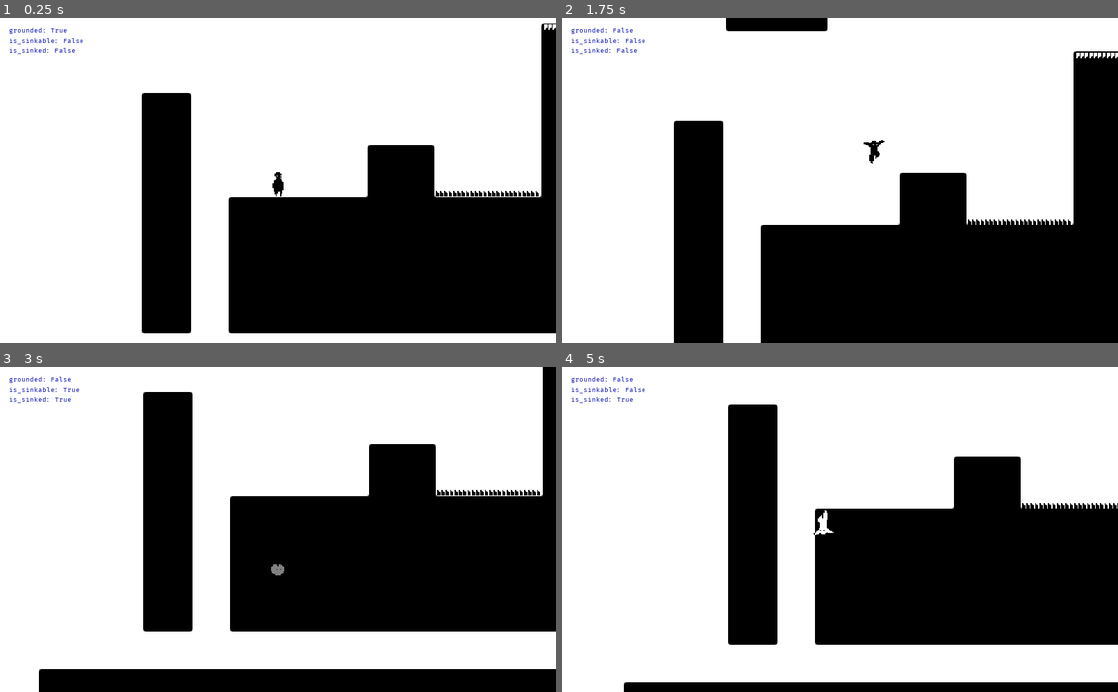
Above: before the commit, frames 1-4 (two rows, left to right).
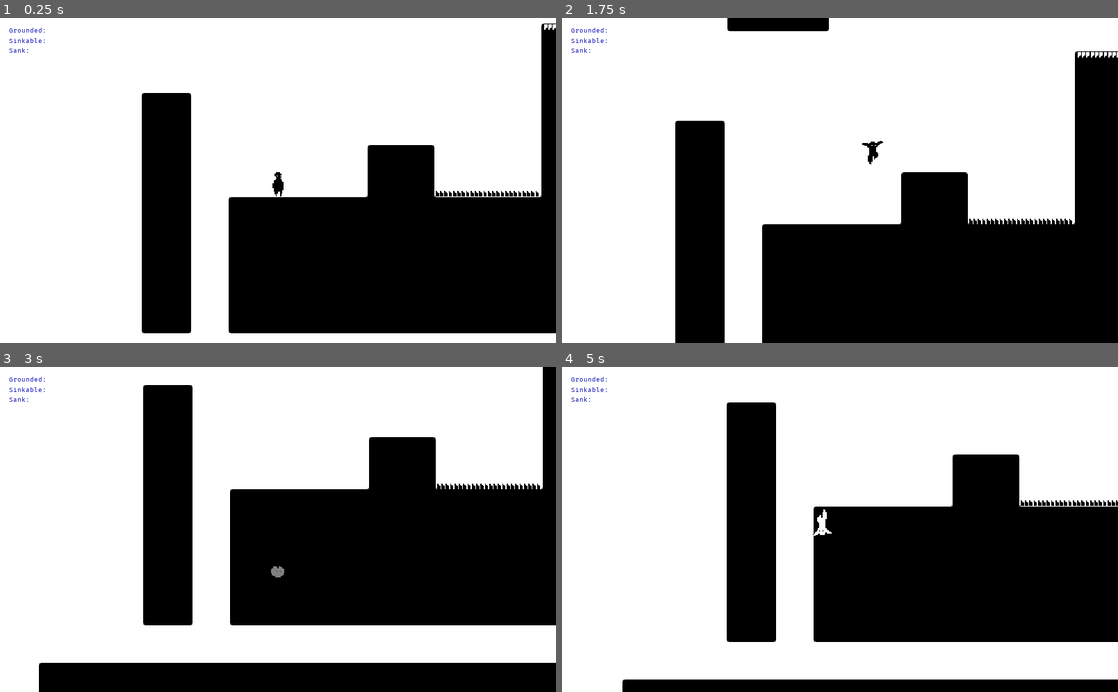
Above: after the commit, the same moments.

Repository: lostptr/sinker
Game: Godot game, scene res://core/Sandbox.tscn
Two runs of this game, one before a commit and one after it. Both use one fixed random seed, a clock stepped at 60 frames per second and the inputs below.
Inputs:
- Up to frame 1 (0.25 s): no input
- Up to frame 2 (1.75 s): tap Enter at 0.5 s; hold X (dash, bound only before the commit) 0.53-1.28 s; hold Right (right) from 0.53 s (still down); tap Z (jump) at 0.77, 1.07, 1.52, 1.55 s; tap R at 0.8, 1.35 s
- Up to frame 3 (3 s): tap Z (jump) at 1.82 s; release Right (right) at 2.03 s; hold Left (left) 2.03-2.78 s; hold Z (jump) 2.03-2.78 s; tap X (dash, bound only before the commit) at 2.3, 2.85 s; hold Right (right) from 2.78 s (still down)
- Up to frame 4 (5 s): tap Z (jump) at 3.02, 3.32, 4.52, 4.82 s; tap R at 3.05, 3.6 s; hold Z (jump) 3.53-4.28 s; release Right (right) at 4.28 s; hold Left (left) from 4.28 s (still down); tap X (dash, bound only before the commit) at 4.35 s

The runs differ from the first frame. In frame 1, 0.2% of the frame differs, in the area x 1-15%, y 3-12%; in frame 2, 1.2%; in frame 3, 4.7%, in the area x 1-100%, y 2-94%; in frame 4, 2.6%.

Commit message:
Finite State Machine that works!
Must [Re]Add the correction system

Diff:
--- a/src/core/Sandbox.tscn
+++ b/src/core/Sandbox.tscn
@@ -434,4 +434,3 @@
 __meta__ = {
 "_edit_use_anchors_": false
 }
-[connection signal="update_me" from="Player" to="UI" method="_on_Player_update_me"]
--- /dev/null
+++ b/src/core/player/DebugLabel.gd
@@ -0,0 +1,4 @@
+extends Label
+
+func _on_Player_state_changed(state_name: String) -> void:
+	self.text = state_name
--- a/src/core/player/Player.gd
+++ b/src/core/player/Player.gd
@@ -14,7 +14,6 @@
 onready var head: CollisionShape2D = $HeadCollision
 onready var anim: AnimationPlayer = $AnimationPlayer
 onready var sink_timer: Timer = $SinkTimer
-onready var raycast: RayCast2D = $Direction
 
 onready var left_side_raycasts = $WallRaycasts/LeftSideRaycasts
 onready var right_side_raycasts = $WallRaycasts/RightSideRaycasts
@@ -33,7 +32,7 @@
 		anim.play("jump")
 		anim.queue("falling")
 
-	if event.is_action_pressed("dash"):
+	if event.is_action_pressed("sink"):
 		self.is_sinkable = not self.is_sinkable
 
 func _physics_process(delta: float) -> void:
@@ -41,16 +40,12 @@
 	velocity.y += gravity * delta * gravity_multiplier
 	velocity = move_and_slide(self.velocity, UP * gravity_multiplier, SLOPE_STOP)
 	is_grounded = self.is_on_floor()
-	update_raycast()
 	update_animation()
 	emit_signal("update_me", self)
 
 func get_input() -> void:
 	move_direction = -int(Input.is_action_pressed("left")) + int(Input.is_action_pressed("right"))
 	velocity.x = lerp(velocity.x, move_speed * move_direction, 0.2)
-
-func update_raycast():
-	self.raycast.cast_to = self.velocity / 10
 
 func set_is_sinked(value: bool):
 	is_sinked = value
--- a/src/core/player/Player.tscn
+++ b/src/core/player/Player.tscn
@@ -1,17 +1,24 @@
-[gd_scene load_steps=14 format=2]
+[gd_scene load_steps=21 format=2]
 
 [ext_resource path="res://core/player/sinker-3.png" type="Texture" id=1]
-[ext_resource path="res://core/player/Player.gd" type="Script" id=2]
+[ext_resource path="res://core/player/state machine/PlayerFSM.gd" type="Script" id=2]
 [ext_resource path="res://core/player/inverse_shader.shader" type="Shader" id=3]
+[ext_resource path="res://core/player/state machine/Run.gd" type="Script" id=4]
+[ext_resource path="res://core/player/state machine/Idle.gd" type="Script" id=5]
+[ext_resource path="res://core/player/state machine/Jump.gd" type="Script" id=6]
+[ext_resource path="res://core/player/state machine/Falling.gd" type="Script" id=7]
+[ext_resource path="res://fonts/reblinking/reblinking.tres" type="DynamicFont" id=8]
+[ext_resource path="res://core/player/DebugLabel.gd" type="Script" id=9]
+[ext_resource path="res://core/player/state machine/Sinkable.gd" type="Script" id=10]
 
 [sub_resource type="ShaderMaterial" id=1]
 shader = ExtResource( 3 )
 
-[sub_resource type="CapsuleShape2D" id=11]
+[sub_resource type="CapsuleShape2D" id=2]
 radius = 4.0
 height = 6.0
 
-[sub_resource type="CapsuleShape2D" id=12]
+[sub_resource type="CapsuleShape2D" id=3]
 radius = 7.0
 height = 6.0
 
@@ -266,9 +273,50 @@
 [node name="Player" type="KinematicBody2D"]
 collision_mask = 2
 script = ExtResource( 2 )
-gravity = 800.0
-move_speed = 250.0
-jump_velocity = -350.0
+gravity = 850.0
+move_speed = 240.0
+
+[node name="Debug" type="Node2D" parent="."]
+position = Vector2( -7, -22 )
+z_index = 10
+__meta__ = {
+"_edit_group_": true
+}
+
+[node name="DebugLabel" type="Label" parent="Debug"]
+margin_left = -13.0
+margin_right = 29.0
+margin_bottom = 12.0
+custom_fonts/font = ExtResource( 8 )
+custom_colors/font_color = Color( 0, 0, 0, 1 )
+text = "falling"
+align = 1
+uppercase = true
+script = ExtResource( 9 )
+__meta__ = {
+"_edit_use_anchors_": false
+}
+
+[node name="States" type="Node" parent="."]
+
+[node name="Idle" type="Node" parent="States"]
+script = ExtResource( 5 )
+
+[node name="Run" type="Node" parent="States"]
+script = ExtResource( 4 )
+
+[node name="Jump" type="Node" parent="States"]
+script = ExtResource( 6 )
+
+[node name="Falling" type="Node" parent="States"]
+script = ExtResource( 7 )
+
+[node name="Sinkable" type="Node" parent="States"]
+script = ExtResource( 10 )
+
+[node name="SinkTimer" type="Timer" parent="States/Sinkable"]
+wait_time = 0.1
+one_shot = true
 
 [node name="Camera2D" type="Camera2D" parent="."]
 current = true
@@ -277,24 +325,20 @@
 
 [node name="Sprite" type="Sprite" parent="."]
 material = SubResource( 1 )
+position = Vector2( 0, 6 )
 z_index = 10
 texture = ExtResource( 1 )
 hframes = 24
+frame = 5
 
 [node name="FeetCollision" type="CollisionShape2D" parent="."]
 position = Vector2( 0, 10 )
 rotation = 1.5708
-shape = SubResource( 11 )
+shape = SubResource( 2 )
 
 [node name="HeadCollision" type="CollisionShape2D" parent="."]
 position = Vector2( 0, 3 )
-shape = SubResource( 12 )
-
-[node name="Direction" type="RayCast2D" parent="."]
-visible = false
-enabled = true
-cast_to = Vector2( 0, 10 )
-collide_with_bodies = false
+shape = SubResource( 3 )
 
 [node name="WallRaycasts" type="Node2D" parent="."]
 
@@ -323,7 +367,6 @@
 cast_to = Vector2( 4, 0 )
 
 [node name="SinkedTrigger" type="Area2D" parent="."]
-visible = false
 position = Vector2( 0, -3 )
 gravity = 0.0
 collision_layer = 4
@@ -335,10 +378,6 @@
 [node name="CollisionShape2D" type="CollisionShape2D" parent="SinkedTrigger"]
 position = Vector2( 0, 1 )
 shape = SubResource( 4 )
-
-[node name="SinkTimer" type="Timer" parent="."]
-wait_time = 0.1
-one_shot = true
 
 [node name="AnimationPlayer" type="AnimationPlayer" parent="."]
 autoplay = "idle"
@@ -348,5 +387,6 @@
 anims/landed = SubResource( 8 )
 anims/rolling = SubResource( 9 )
 anims/run = SubResource( 10 )
-[connection signal="body_exited" from="SinkedTrigger" to="." method="_on_SinkedTrigger_body_exited"]
-[connection signal="timeout" from="SinkTimer" to="." method="_on_SinkTimer_timeout"]
+[connection signal="state_changed" from="." to="Debug/DebugLabel" method="_on_Player_state_changed"]
+[connection signal="timeout" from="States/Sinkable/SinkTimer" to="States/Sinkable" method="_on_SinkTimer_timeout"]
+[connection signal="body_exited" from="SinkedTrigger" to="States/Sinkable" method="_on_SinkedTrigger_body_exited"]
--- a/src/core/player/PlayerFSM.gd
+++ b/src/core/player/PlayerFSM.gd
@@ -1,4 +1,4 @@
-extends StateMachine
+extends Node
 
 func _ready() -> void:
 	.add_state("idle")
--- /dev/null
+++ b/src/core/player/state machine/Falling.gd
@@ -0,0 +1,18 @@
+extends State
+
+
+func handle_input(event: InputEvent) -> void:
+	pass
+
+func enter() -> void:
+	self.owner.anim.play("falling")
+
+func update(delta: float) -> void:
+	if self.owner.is_grounded:
+		if self.owner.move_direction == 0:
+			emit_signal("finished", "idle")
+		else:
+			emit_signal("finished", "run")
+
+func exit() -> void:
+	pass
--- /dev/null
+++ b/src/core/player/state machine/Idle.gd
@@ -0,0 +1,21 @@
+extends State
+
+func handle_input(event: InputEvent) -> void:
+	if event.is_action_pressed("jump") and self.owner.is_grounded:
+		self.emit_signal("finished", "jump")
+		return
+
+func enter() -> void:
+	self.owner.anim.play("idle")
+
+func update(delta: float) -> void:
+	if self.owner.move_direction != 0:
+		self.emit_signal("finished", "run")
+		return
+
+	if self.owner.is_falling():
+		emit_signal("finished", "falling")
+		return
+
+func exit() -> void:
+	pass
--- /dev/null
+++ b/src/core/player/state machine/Jump.gd
@@ -0,0 +1,24 @@
+extends State
+
+export var jump_velocity: float = -350
+
+func handle_input(event: InputEvent) -> void:
+	pass
+
+func enter() -> void:
+	self.owner.anim.play("jump")
+	# Change vertical velocity.
+	self.owner.velocity.y = self.jump_velocity * self.owner.gravity_multiplier
+
+func update(delta: float) -> void:
+	if self.owner.is_grounded:
+		if self.owner.move_direction == 0:
+			emit_signal("finished", "idle")
+		else:
+			emit_signal("finished", "run")
+	else:
+		if self.owner.is_falling():
+			emit_signal("finished", "falling")
+
+func exit() -> void:
+	pass
--- /dev/null
+++ b/src/core/player/state machine/PlayerFSM.gd
@@ -0,0 +1,91 @@
+extends KinematicBody2D
+
+signal state_changed(state_name)
+
+const UP: Vector2 = Vector2(0, -1)
+const SLOPE_STOP: float = 32.0
+
+export var gravity: float = 1700
+export var move_speed: float = 15 * 32
+
+onready var sprite: Sprite = $Sprite
+onready var anim: AnimationPlayer = $AnimationPlayer
+onready var feet: CollisionShape2D = $FeetCollision
+onready var head: CollisionShape2D = $HeadCollision
+
+var current_state = null
+onready var states_map = {
+	"idle": $States/Idle,
+	"run": $States/Run,
+	"jump": $States/Jump,
+	"falling": $States/Falling,
+	"sinkable": $States/Sinkable
+}
+
+var gravity_multiplier: int = 1
+var velocity: Vector2 = Vector2.ZERO
+var move_direction: int = 0 setget set_move_direction
+var is_grounded: bool = false
+var is_sunken: bool = false setget set_is_sunken
+
+func _ready() -> void:
+	for state_node in $States.get_children():
+		state_node.connect("finished", self, "_change_state")
+
+	self.current_state = self.states_map["idle"]
+	self.current_state.enter()
+
+func _physics_process(delta: float) -> void:
+	get_input()
+
+	# Always move horizontally, no matter what state.
+	self.velocity.y += gravity * delta * gravity_multiplier
+	self.velocity = move_and_slide(self.velocity, UP * gravity_multiplier, SLOPE_STOP)
+	self.is_grounded = self.is_on_floor()
+
+	self.current_state.update(delta)
+
+func _input(event: InputEvent) -> void:
+	# It's possible to become sinkable in any state.
+	if event.is_action_pressed("sink"):
+		_change_state("sinkable")
+	else:
+		self.current_state.handle_input(event)
+
+func _change_state(state_name: String):
+	self.current_state.exit()
+	self.current_state = self.states_map[state_name]
+	self.current_state.enter()
+	emit_signal("state_changed", state_name)
+
+
+"""
+	Listens for left and right input and change horizontal velocity.
+"""
+func get_input() -> void:
+	self.move_direction = -int(Input.is_action_pressed("left")) + int(Input.is_action_pressed("right"))
+	self.velocity.x = lerp(velocity.x, move_speed * move_direction, 0.2)
+
+
+"""
+	Update sprite direction when move_direction changes.
+"""
+func set_move_direction(value: int):
+	move_direction = value
+	if move_direction != 0:
+		self.sprite.flip_h = move_direction < 0
+
+"""
+	Changes multipliers weather the player is inside the negative space or not.
+"""
+func set_is_sunken(value: bool):
+	is_sunken = value
+	self.gravity_multiplier = -1 + (2 * int(not value))
+	self.scale.y = gravity_multiplier
+
+func is_falling() -> bool:
+	return self.velocity.y * self.gravity_multiplier > 0
+
+func set_colliders(state: bool):
+	self.feet.disabled = not state
+	self.head.disabled = not state
--- /dev/null
+++ b/src/core/player/state machine/Run.gd
@@ -0,0 +1,20 @@
+extends State
+
+func handle_input(event: InputEvent) -> void:
+	if event.is_action_pressed("jump") and self.owner.is_grounded:
+		self.emit_signal("finished", "jump")
+
+func enter() -> void:
+	self.owner.anim.play("run")
+
+func update(delta: float) -> void:
+	if self.owner.move_direction == 0:
+		self.emit_signal("finished", "idle")
+		return
+
+	if self.owner.is_falling():
+		emit_signal("finished", "falling")
+		return
+
+func exit() -> void:
+	pass
--- /dev/null
+++ b/src/core/player/state machine/Sinkable.gd
@@ -0,0 +1,32 @@
+extends State
+
+onready var sink_timer: Timer = $SinkTimer
+
+func handle_input(event: InputEvent) -> void:
+	if event.is_action_pressed("sink"):
+		emit_signal("finished", "falling")
+
+func enter() -> void:
+	self.owner.anim.play("rolling")
+	self.owner.set_colliders(false)
+
+	# Make sprite transparent.
+	self.owner.sprite.modulate = Color(1.0, 1.0, 1.0, 0.5)
+
+func update(delta: float) -> void:
+	pass
+
+func exit() -> void:
+	self.owner.anim.play("jump")
+	self.owner.set_colliders(true)
+
+	# Make sprite normal again.
+	self.owner.sprite.modulate = Color(1.0, 1.0, 1.0, 1.0)
+
+func _on_SinkedTrigger_body_exited(body: Node) -> void:
+	print(not self.owner.is_sunken)
+	self.owner.is_sunken = not self.owner.is_sunken
+	self.sink_timer.start()
+
+func _on_SinkTimer_timeout() -> void:
+	emit_signal("finished", "falling")
--- /dev/null
+++ b/src/core/player/state machine/State.gd
@@ -0,0 +1,16 @@
+extends Node
+class_name State
+
+signal finished(next_state_name)
+
+func handle_input(event: InputEvent) -> void:
+	pass
+
+func enter() -> void:
+	pass
+
+func update(delta: float) -> void:
+	pass
+
+func exit() -> void:
+	pass
--- a/src/project.godot
+++ b/src/project.godot
@@ -8,9 +8,14 @@
 
 config_version=4
 
-_global_script_classes=[  ]
+_global_script_classes=[ {
+"base": "Node",
+"class": "State",
+"language": "GDScript",
+"path": "res://core/player/state machine/State.gd"
+} ]
 _global_script_class_icons={
-
+"State": ""
 }
 
 [application]
@@ -56,7 +61,7 @@
 , Object(InputEventKey,"resource_local_to_scene":false,"resource_name":"","device":0,"alt":false,"shift":false,"control":false,"meta":false,"command":false,"pressed":false,"scancode":74,"unicode":0,"echo":false,"script":null)
  ]
 }
-dash={
+sink={
 "deadzone": 0.5,
 "events": [ Object(InputEventKey,"resource_local_to_scene":false,"resource_name":"","device":0,"alt":false,"shift":false,"control":false,"meta":false,"command":false,"pressed":false,"scancode":88,"unicode":0,"echo":false,"script":null)
 , Object(InputEventKey,"resource_local_to_scene":false,"resource_name":"","device":0,"alt":false,"shift":false,"control":false,"meta":false,"command":false,"pressed":false,"scancode":75,"unicode":0,"echo":false,"script":null)
